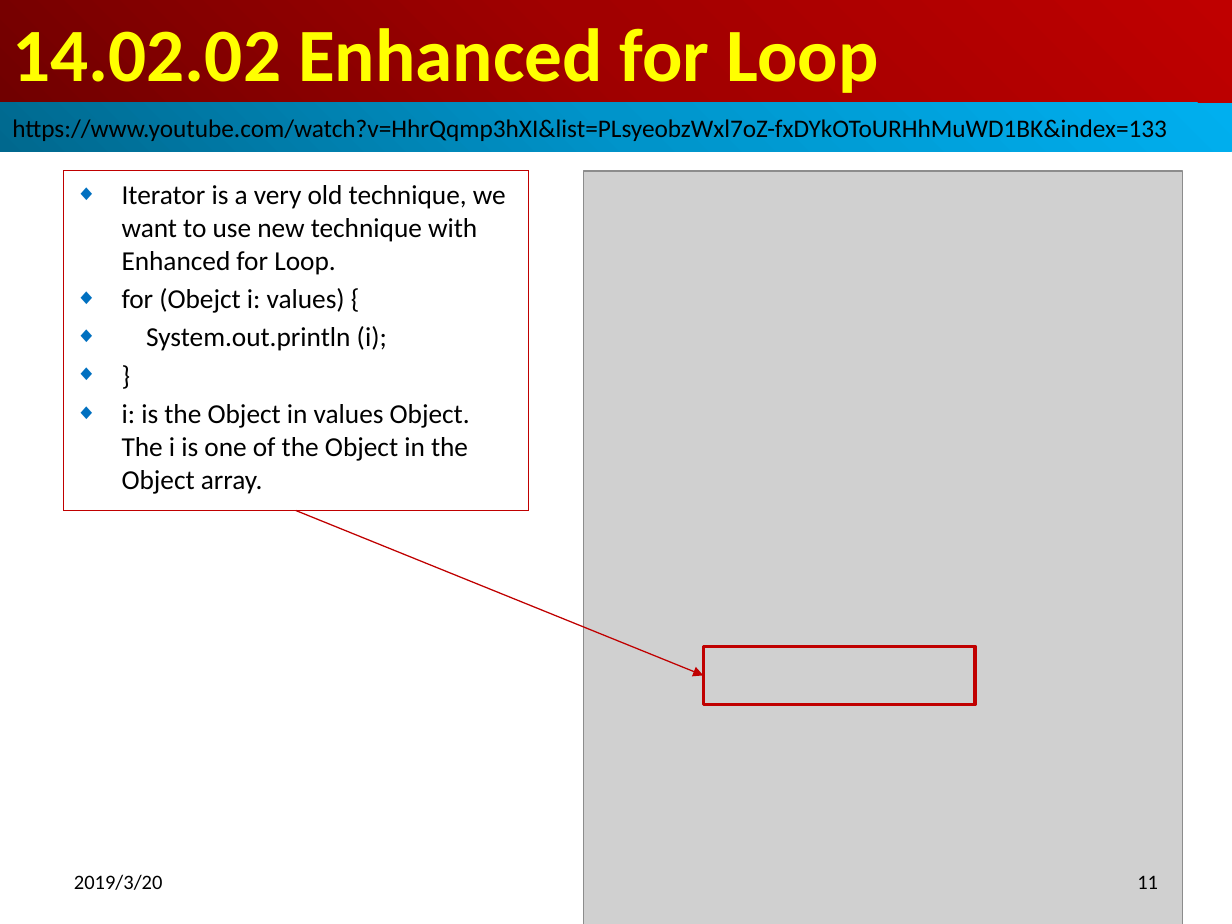
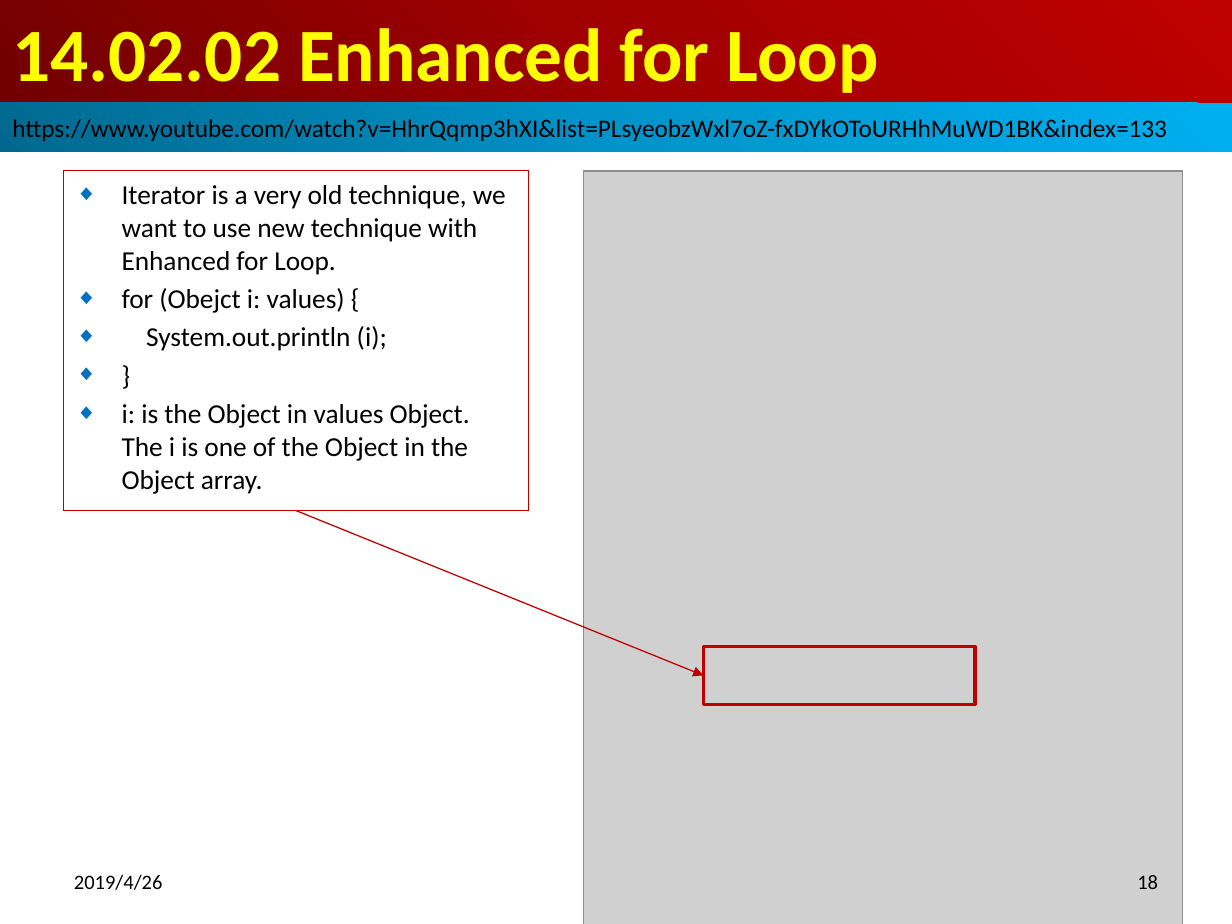
Before and after one commit to peterhchen/100-Java-Topic, a slide deck: slide 18 of 14_01_13_CollectionGeneric/ch1402_CollectionGenericPractical/1402_CollectionGenericPractical.pptx (slide 11 before the commit). Drawn at 1232x924 pixels with LibreOffice and Linux fonts; fonts in the diff are those of the drawing; grey boxes stand for pictures. Boxes give left, top, right and bottom in pixels: in the first picture for what was removed or moved away, otherwise in the second. Text is boxed around its words. In the diff, an @@ line names an element or a change of style, - is before the commit and + after.

```diff
--- a/14_01_13_CollectionGeneric/ch1402_CollectionGenericPractical/1402_CollectionGenericPractical.pptx
+++ b/14_01_13_CollectionGeneric/ch1402_CollectionGenericPractical/1402_CollectionGenericPractical.pptx
@@ text at [74, 874, 163, 890]: text changed @@
-2019/3/20
+2019/4/26
@@ page number at [1137, 875, 1158, 889]: text changed @@
-11
+18
```
Also in this commit, not shown: 12 other slides changed, 7 slides added.
